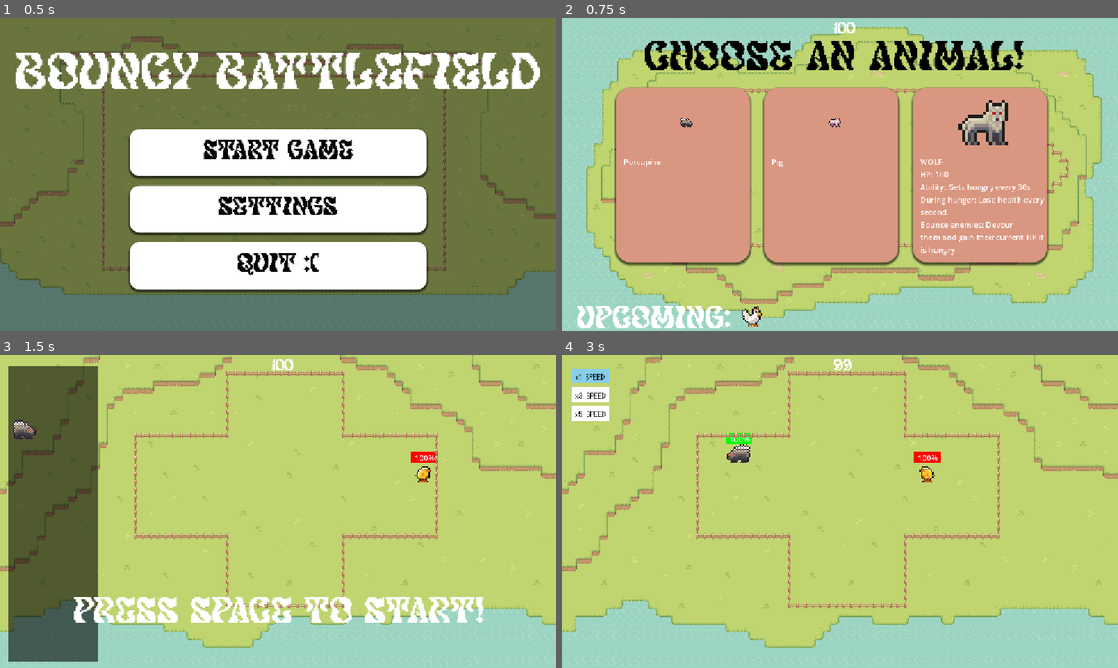
Above: before the commit, frames 1-4 (two rows, left to right).
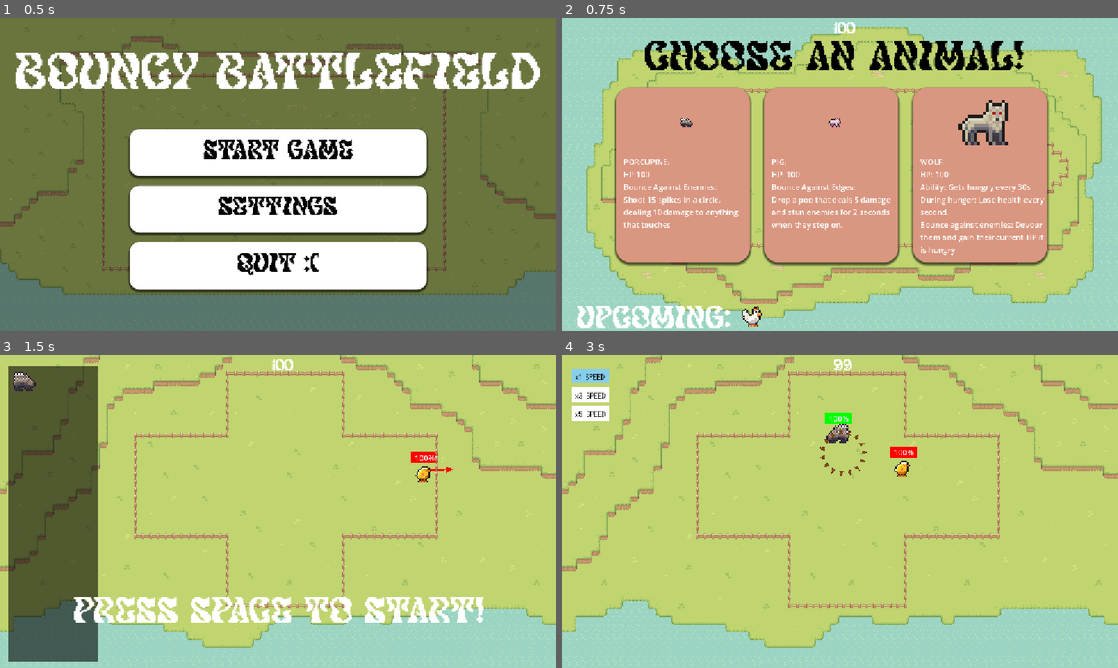
Above: after the commit, the same moments.

Repository: NNKD-Kevin/bouncy-battlefield
Game: Godot game, scene res://scenes/main_menu.tscn
The game is run twice, just before and just after one commit, with the same random seed, the same clock (stepped at 60 frames per second) and the same inputs.
Inputs (mouse positions are in pixels of both pictures, inside the frame that each line leads up to):
- Up to frame 1 (0.5 s): no input
- Up to frame 2 (0.75 s): click "START GAME" at 0.5 s
- Up to frame 3 (1.5 s): click "Porcupine" (after the commit: "PORCUPINE: HP:100 Bounce Agai…") at 1.25 s
- Up to frame 4 (3 s): tap Space (start) at 2 s; drag from (984, 470) to (895, 442) at 2.02 s; drag from (762, 448) to (812, 574) at 2.77 s

Frame 1 is identical in both runs. In frame 2, 1.5% of the frame differs, in the area x 11-87%, y 45-68%; in frame 3, 0.4%; in frame 4, 1.3%.

Commit message:
Description update and direction setting mechanic

Diff:
--- a/haven-game/script/animal.gd
+++ b/haven-game/script/animal.gd
@@ -27,6 +27,8 @@
 var mouse_on =false
 var dragging=false
 var valid=false
+var aiming=false
+var direction=Vector2.ZERO
 var initial_position=Vector2(0,0)
 #Chick
 var grown=false
@@ -57,29 +59,42 @@
 	animation.play(type)
 	if side=='bad':
 		health_bar.visible=true
+		direction=Vector2.RIGHT.rotated(randf()*TAU)
 
 
 func _input(event: InputEvent) -> void:
 	if mouse_on and Input.is_action_just_pressed("drag") and side=='good':
-		dragging=true
-	if Input.is_action_just_released('drag') and dragging and side=='good':
-		dragging=false
-		queue_redraw()
-		var map=AnimalData.MAPS[Global.current_map]
-		if map.rect.has_point(position):
-			valid=true
+		if Input.is_key_pressed(KEY_SHIFT):
+			aiming=true
 		else:
-			valid=false
-			position=initial_position
+			dragging=true
+	if Input.is_action_just_released('drag')and side=='good':
+		if aiming:
+			aiming=false
+			queue_redraw()
+		elif dragging:
+			dragging=false
+			queue_redraw()
+			var map=AnimalData.MAPS[Global.current_map]
+			if map.rect.has_point(position):
+				valid=true
+			else:
+				valid=false
+				position=initial_position
 	if event.is_action_pressed("start") and not Global.combat and Global.ready_to_start:
 		health_bar.visible=true
+		queue_redraw()
 		if side=='good' and not valid:
 			var map=AnimalData.MAPS[Global.current_map]
 			position=Vector2(randi_range(map.x_min,map.x_max),randi_range(map.y_min,map.y_max))
+		velocity=direction*speed
+		if direction==Vector2.ZERO:
+			velocity=Vector2.RIGHT.rotated(randf()*TAU)*speed
 		if type=='crab':
-			velocity=Vector2.RIGHT.rotated(randi()%2*180)*speed
-		else:
-			velocity=Vector2.RIGHT.rotated(randf()*TAU)*speed
+			if velocity.x>0:
+				velocity=Vector2.RIGHT*speed
+			else:
+				velocity=Vector2.LEFT*speed
 		match type:
 			"chick":grow_timer.start()
 			"wolf":devour_timer.start()
@@ -94,11 +109,34 @@
 	if dragging and Global.ready_to_start:
 		self.position=get_global_mouse_position()
 		queue_redraw()
+	elif aiming and Global.ready_to_start:
+		var to_mouse=get_global_mouse_position()-global_position
+		if to_mouse.length()>10.0:
+			direction=to_mouse.normalized()
+		queue_redraw()
+func draw_arrow(from:Vector2,to:Vector2)->void:
+	var head_size=14
+	var width=3.0
+	var dir = (to-from).normalized()
+	var perp=dir.orthogonal()
+	var color=Color.RED
+	var base = to - dir * head_size
+	draw_line(from,base,color,width)
+	var head = PackedVector2Array([
+		to,
+		base + perp * head_size * 0.5,
+		base - perp * head_size * 0.5,
+	])
+	draw_colored_polygon(head, color)
+
 func _draw() -> void:
+	if Global.combat:
+		return
 	if dragging and Global.ready_to_start and not Global.combat:
 		var r: Rect2 = AnimalData.MAPS[Global.current_map].rect
 		draw_rect(Rect2(to_local(r.position),r.size),Color.GREEN,false,3.0)
-
+	if direction!=Vector2.ZERO:
+		draw_arrow(Vector2.ZERO,direction*60)
 func fire(type:String):
 	if type=='porcupine':
 		for i in range(15):
--- a/haven-game/script/animal_data.gd
+++ b/haven-game/script/animal_data.gd
@@ -21,14 +21,16 @@
 HP: 100
 Ability: Start as a harmless
 chick then grow after 15s
-Bounce Edges: shoots egg which
+Bounce Against Edges:
+shoots egg which
 deals 5 damage to enemy or
 heals 10 HP to allies',
 
-"crab":'CRAB:
+"crab":
+'CRAB:
 HP: 100
-Bounce enemies: Deal 20 damage
-to them',
+Bounce against enemies:
+Deal 20 damage to them',
 
 'wolf':
 'WOLF:
@@ -36,18 +38,31 @@
 Ability: Gets hungry every 30s
 During hunger: Lose health every
 second.
-Bounce enemies: Devour
+Bounce against enemies: Devour
 them and gain their current HP if
 is hungry',
 
 'turtle':
-'Turtle:
+'TURTLE:
 HP: 250
 Ability: Moves super slowly
-Bounce Enemies: Deal
-10 damage on them',
+Bounce Against Enemies:
+Deal 10 damage on them',
 
-'pig':'Pig',
-'porcupine':'Porcupine'
+'pig':
+'PIG:
+HP: 100
+Bounce Against Edges:
+Drop a poo that deals 5 damage
+and stun enemies for 2 seconds
+when they step on.',
+
+'porcupine':
+'PORCUPINE:
+HP:100
+Bounce Against Enemies:
+Shoot 15 spikes in a circle,
+dealing 10 damage to anything
+that touches'
 
 }
--- a/haven-game/script/stage_level.gd
+++ b/haven-game/script/stage_level.gd
@@ -80,10 +80,10 @@
 func _on_arrange():
 	spawn_count=0
 	select_map(randi()%maps.get_child_count())
+	for animal in Global.animals:
+		spawn_type(animal,'good')
 	for enemy in Global.enemies:
 		spawn_type(enemy,'bad')
-	for animal in Global.animals:
-		spawn_type(animal,'good')
 
 func clear():
 	if not is_inside_tree():
@@ -117,6 +117,7 @@
 	if animals_left == 0:
 		Global.combat = false
 		Global.sandstorm_on=false
+		sandstorm_timer.stop()
 		get_tree().change_scene_to_file("res://scenes/Defeat.tscn")
 		clear()
 		Engine.time_scale = 1.0
@@ -125,6 +126,7 @@
 			get_tree().change_scene_to_file("res://scenes/win.tscn")
 		Global.combat = false
 		Global.sandstorm_on=false
+		sandstorm_timer.stop()
 		Global.level += 1
 		Global.enemies=[]
 		print(Global.level)
@@ -146,6 +148,7 @@
 		button_3.visible = true
 		Global.combat = true
 		Global.sandstorm_on=false
+		sandstorm_timer.wait_time=100
 		sandstorm_timer.start()
 
 
